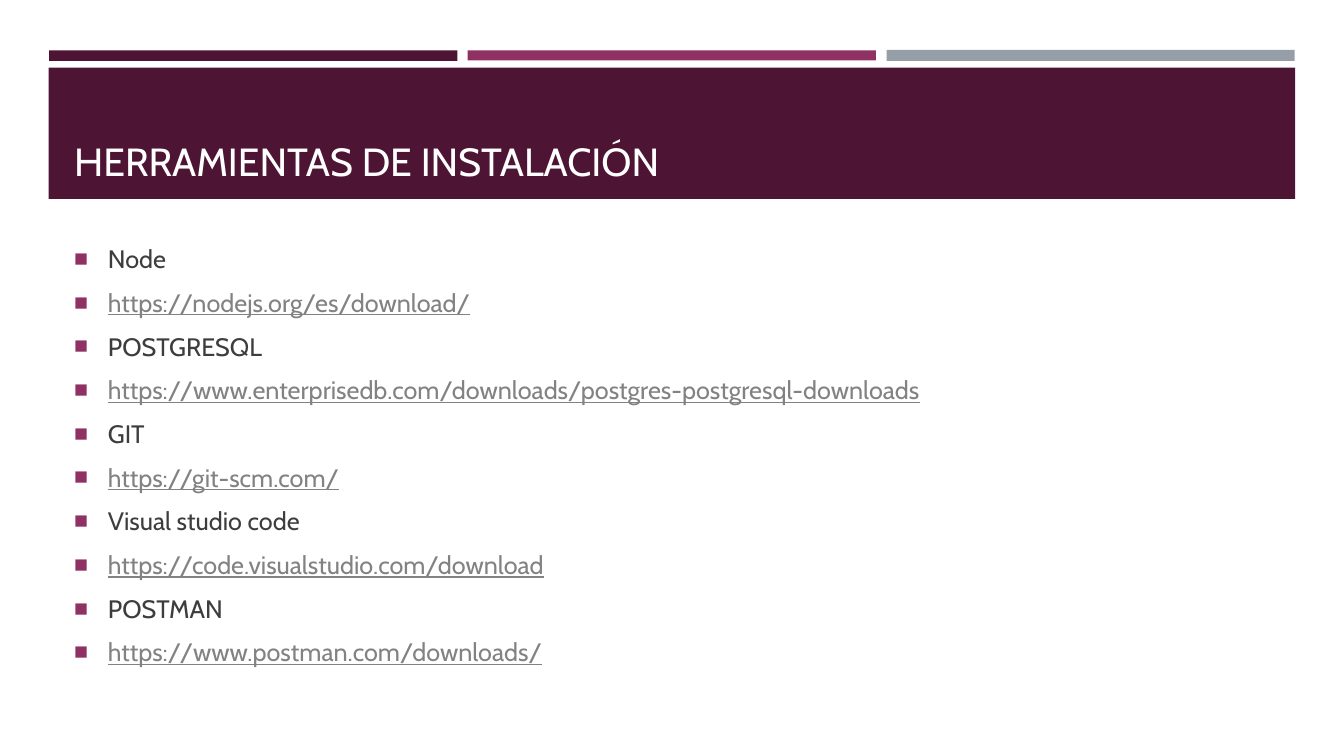
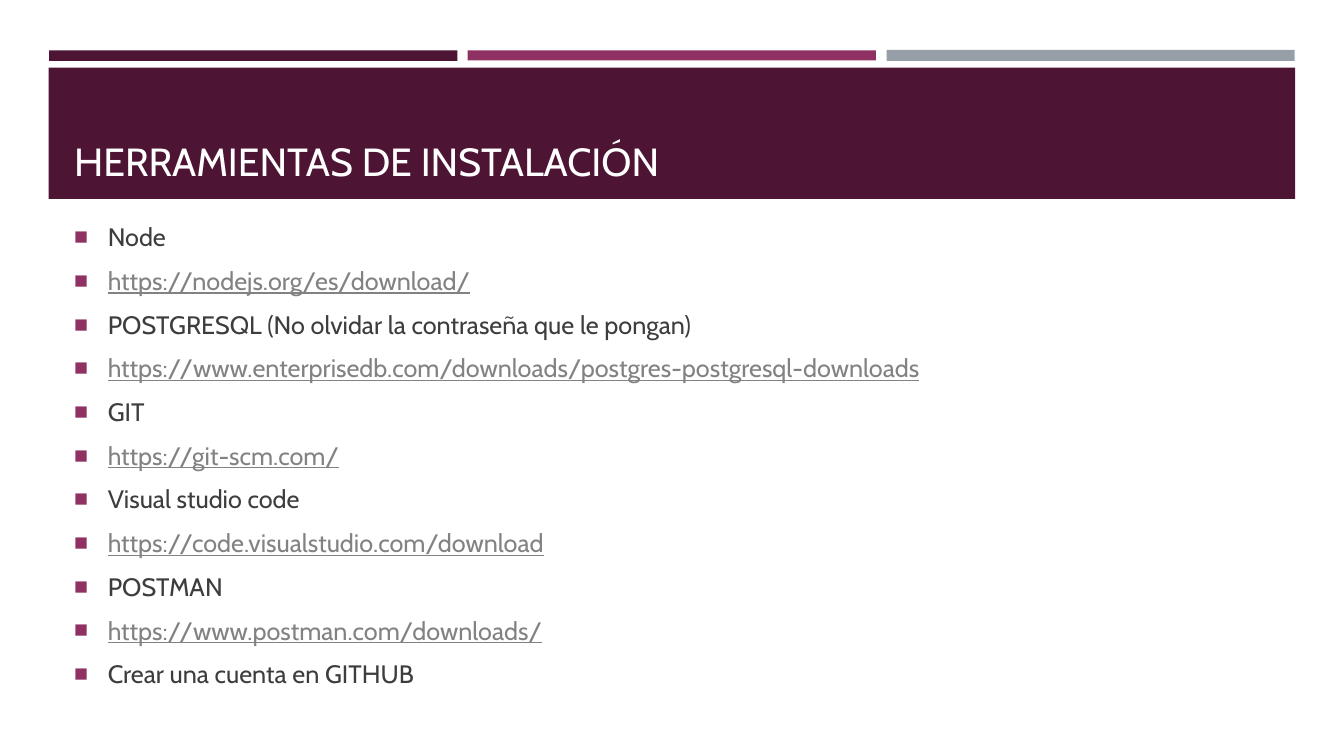
Before and after one commit to codemcm/talleritt, a slide deck: slide 3 of Presentacion/Taller.pptx (slide 4 before the commit). Drawn at 1344x756 pixels with LibreOffice and Linux fonts; fonts in the diff are those of the drawing. Boxes give left, top, right and bottom in pixels: in the first picture for what was removed or moved away, otherwise in the second. Text is boxed around its words. In the diff, an @@ line names an element or a change of style, - is before the commit and + after.

```diff
--- a/Presentacion/Taller.pptx
+++ b/Presentacion/Taller.pptx
@@ text at box(108, 315, 691, 340): text changed @@
-■ POSTGRESQL
+■ POSTGRESQL (No olvidar la contraseña que le pongan)
@@ text at box(108, 665, 414, 684): paragraph added @@
+■ Crear una cuenta en GITHUB
```
Also in this commit, not shown: 4 other slides changed, 1 slide added.
